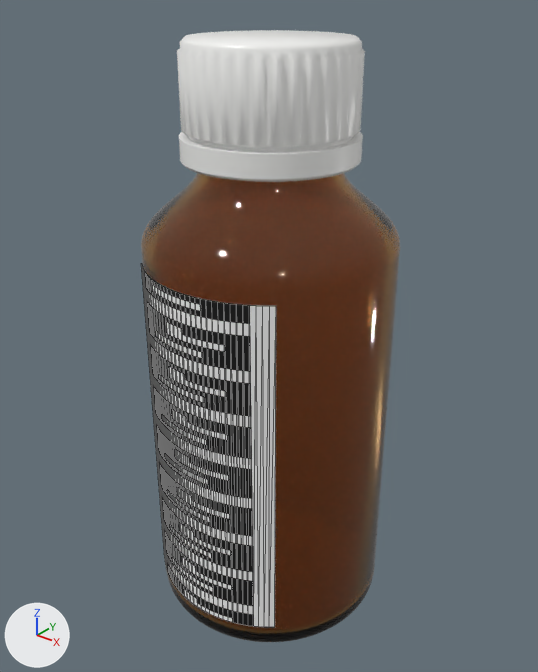
Renders of the glTF model assets/amber-bottles/labelled/SMP-0065_2008463324686.glb from each side of a commit.
The view is the same before and after, from a 50 mm camera at (0.0825, -0.1035, 0.1234) aimed at (-0.0008, 0.0005, 0.0589). Every picture has the same lights, and +X, +Y and +Z are marked at lower left. The picture after the commit comes second. Mesh edges are drawn as thin lines on the coarser meshes. Where no turn or scale is listed for an object, it has been applied to the vertices. Vertices at exactly the same position are counted once.

Names of what the first picture shows: 'Bottle_100ml', 'Cap_100ml_PP28', 'Label_SMP-0065'.
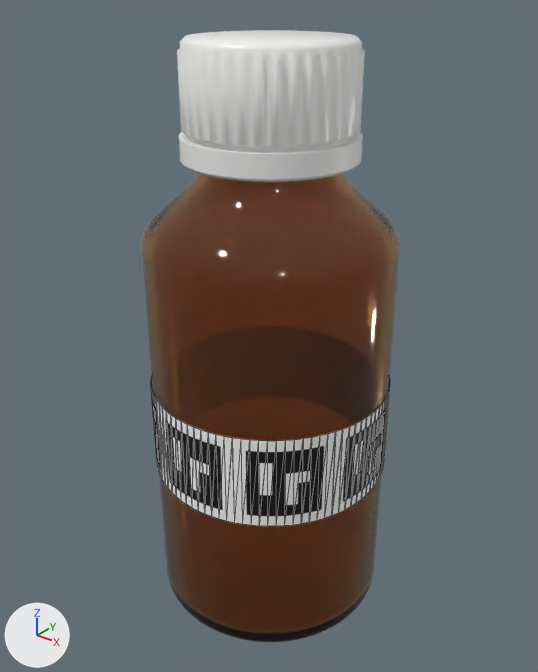
Changed parts and their boxes (x1, y1, x2, y2) in the pictures (538 x 672 px):
'Label_SMP-0065', reshaped
    before: (141, 264, 276, 627)
    after: (151, 379, 390, 526)
part 1 of me_label_smp_0065, added
    after: (151, 379, 390, 526)
part 2 of me_label_smp_0065, deleted
    before: (141, 264, 276, 627)

What changed in the scene script:
```text
Change me_label_smp_0065:
    used by ob_label_smp_0065; location = (0.0, 0.0, 0.0)
    remove me_label_smp_0065.from_pydata(...)  # 132 vertices, 128 faces; spans x -0.0156..0.0156, y -0.0239..-0.0181, z 0.0066..0.0762
    add me_label_smp_0065.from_pydata(...)  # 388 vertices, 384 faces; spans x -0.0239..0.0239, y -0.0239..0.0239, z 0.032..0.0508
    me_label_smp_0065 part 1: 388 vertices added at x -0.0239..0.0239, y -0.0239..0.0239, z 0.032..0.0508
    me_label_smp_0065 part 2: 132 vertices removed from x -0.0156..0.0156, y -0.0239..-0.0181, z 0.0066..0.0762
```
